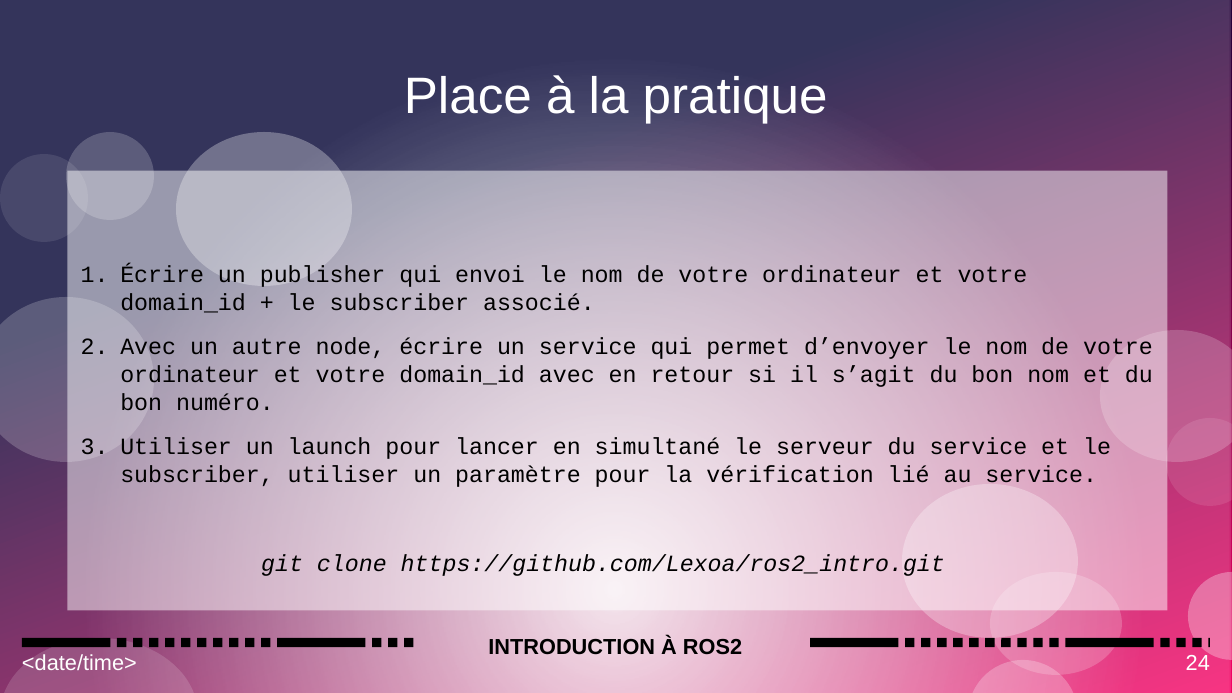
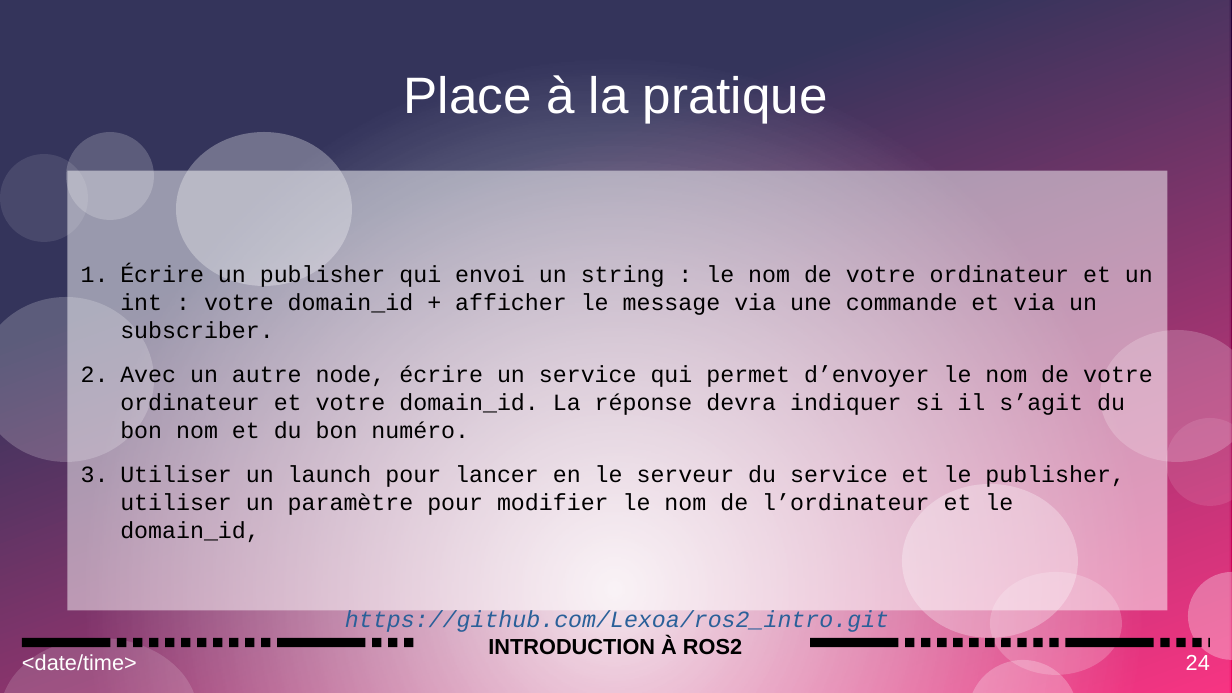
Before and after one commit to Lexoa/ros2_intro, a slide deck: slide 24 of 1_intro/1_ros2_intro.odp. Drawn at 1232x693 pixels with LibreOffice and Linux fonts; fonts in the diff are those of the drawing. Boxes give left, top, right and bottom in pixels: in the first picture for what was removed or moved away, otherwise in the second. Text is boxed around its words. In the diff, an @@ line names an element or a change of style, - is before the commit and + after.

```diff
--- a/1_intro/1_ros2_intro.odp
+++ b/1_intro/1_ros2_intro.odp
@@ text at (x1=120, y1=265, x2=1153, y2=542): text changed @@
-1. Écrire un publisher qui envoi le nom de votre ordinateur et votre domain_id + le subscriber associé.
-2. Avec un autre node, écrire un service qui permet d’envoyer le nom de votre ordinateur et votre domain_id avec en retour si il s’agit du bon nom et du bon numéro.
-3. Utiliser un launch pour lancer en simultané le serveur du service et le subscriber, utiliser un paramètre pour la vérification lié au service.
-git clone https://github.com/Lexoa/ros2_intro.git
+1. Écrire un publisher qui envoi un string : le nom de votre ordinateur et un int : votre domain_id + afficher le message via une commande et via un subscriber.
+2. Avec un autre node, écrire un service qui permet d’envoyer le nom de votre ordinateur et votre domain_id. La réponse devra indiquer si il s’agit du bon nom et du bon numéro.
+3. Utiliser un launch pour lancer en le serveur du service et le publisher, utiliser un paramètre pour modifier le nom de l’ordinateur et le domain_id,
+https://github.com/Lexoa/ros2_intro.git
```
Also in this commit, not shown: 3 other files.
